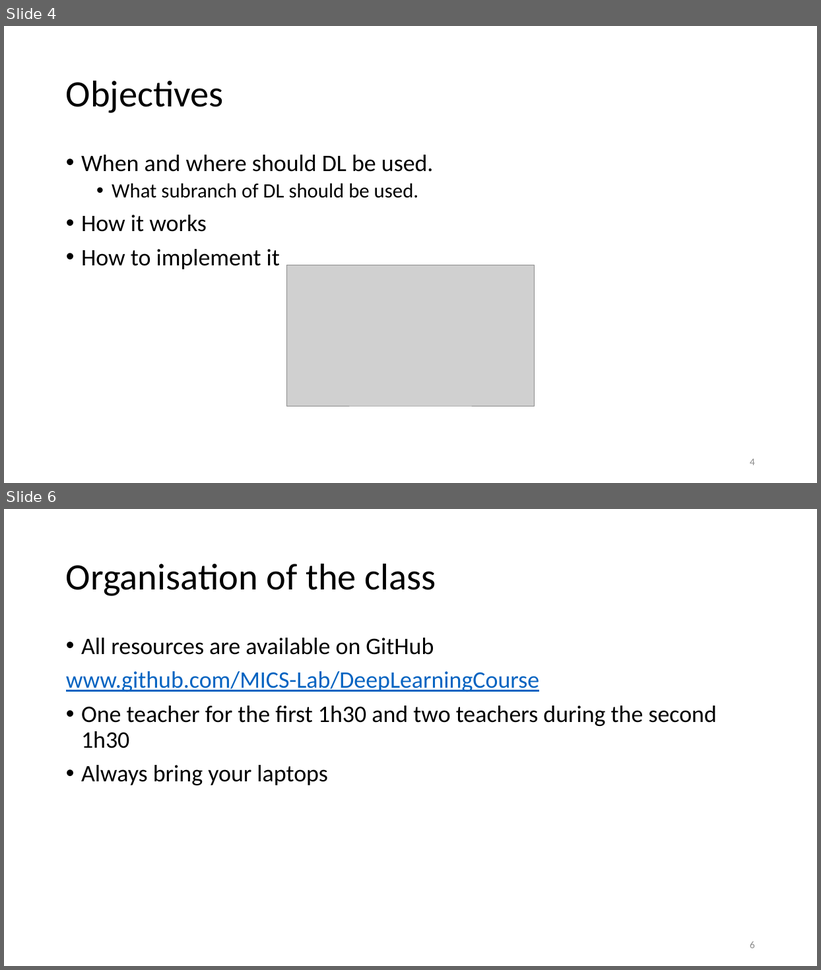
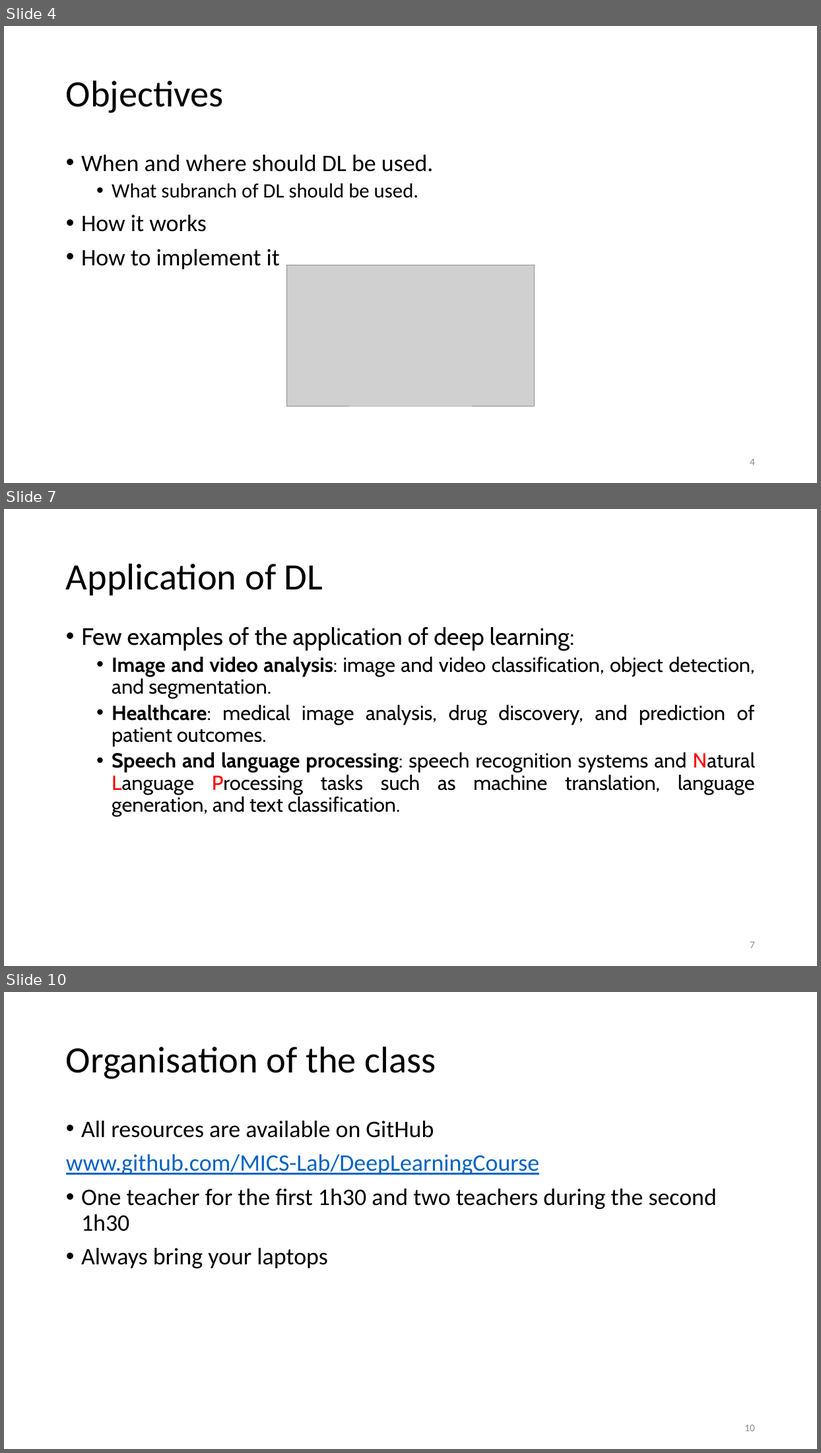
Before and after one commit to MICS-Lab/DeepLearningCourse, a slide deck: Slides_1.pptx. Shown one above the other, each under a label of ours: slides 4 and 6 before the commit, slides 4, 7 and 10 after it; the slides between them are not shown. The pictures are 821x970 and 821x1453 pixels, drawn with LibreOffice and Linux fonts; fonts in the diff are those of the drawing; grey boxes stand for pictures. Boxes give left, top, right and bottom in pixels: in the first picture for what was removed or moved away, otherwise in the second. Text is boxed around its words. In the diff, an @@ line names an element or a change of style, - is before the commit and + after.

```diff
--- a/Slides_1.pptx
+++ b/Slides_1.pptx
@@ slide 7 added at (x1=4, y1=509, x2=817, y2=966), background #FFFFFF @@
@@ title added at (x1=66, y1=563, x2=323, y2=595), 44 pt, text #000000 @@
+Application of DL
@@ text added at (x1=81, y1=627, x2=755, y2=817), 24 pt, text #000000 @@
+• Few examples of the application of deep learning:
+  • Image and video analysis: image and video classification, object detection, and segmentation.
+  • Healthcare: medical image analysis, drug discovery, and prediction of patient outcomes.
+  • Speech and language processing: speech recognition systems and Natural Language Processing tasks such as machine translation, language generation, and text classification.
@@ page number added at (x1=750, y1=942, x2=755, y2=949), 12 pt, text #8C8C8C @@
+7
@@ what was slide 6 is now slide 10 @@
@@ page number at (x1=745, y1=1425, x2=755, y2=1432): text changed @@
-6
+10
```
Also in this commit, not shown: 1 slide changed, 3 other slides added, 1 slide removed, 2 other files.
